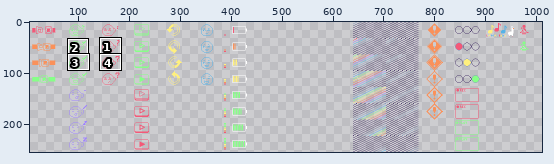
A pixel-art file gets an edit: level/spaceship/materials/dashboard.aseprite. Above, an overview of the earlier version with the close-up marked.
Close-up. First the earlier version:
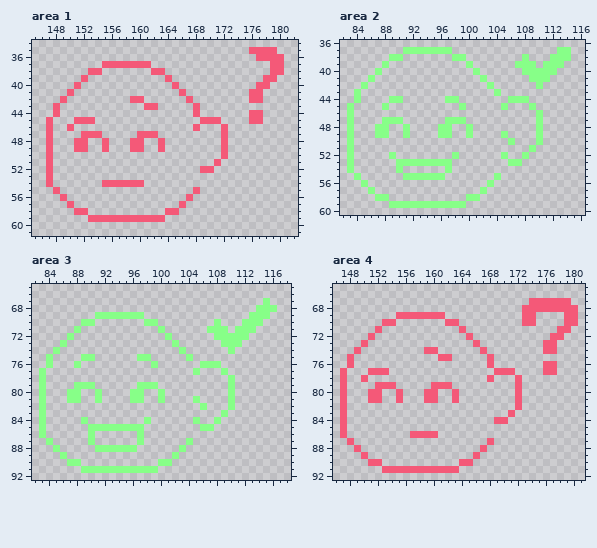
1024x256 pixels, 1 frame. Shown: area 1: x 145..182, y 34..61; area 2: x 82..116, y 36..60; area 3: x 82..118, y 65..92; area 4: x 146..181, y 65..92. The wide view leaves out empty margins. The commit also changed other parts of the picture, which this record leaves out.
After:
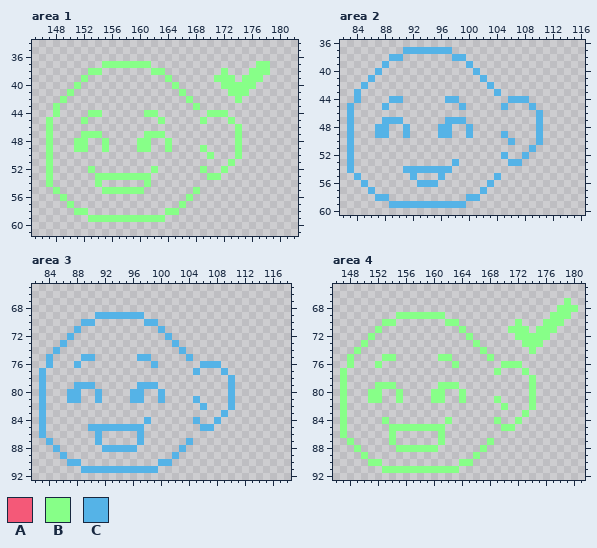
Palette (. is transparent): A #f45978  B #87ff88  C #55b3e7
Change:
Changed rows in their new state; - is an unchanged pixel.
Area 1:
first column x 147:
35 -----------------------------....-
36 ------------------------------....
37 --------BBBBBBB---------------BB..
38 ------BB-------BB--------B---BBB..
39 -----B-----------B------BBB-BBB..-
40 ----B-------------B------BBBBB..--
41 ---B---------------B------BBB..---
42 --B---------..------B------B-..---
43 -B------------..-----B------------
44 -B----BB------BB-----.-BBB---..---
45 B---.B.---------B-----B..-B--..---
46 B--.-----------------.---.-B------
47 B----BBB-----.BBB--------.-B------
48 B---BB--B---.BB-.B-------.-B------
49 B---BB--B---.BB-.B----B--.-B------
50 B----------------------B-.-B------
51 B-----------------------.-B-------
52 B-----B--------B------B.-B--------
53 B------BBBBBBBB--------BB---------
54 B------B......B-------------------
55 -B------BBBBBB-------B------------
56 --B-----------------B-------------
57 ---B---------------B--------------
58 ----BB-----------BB---------------
59 ------BBBBBBBBBBB-----------------
Area 2:
first column x 83:
37 --------CCCCCCC---------------..
38 ------CC-------CC--------.---...
39 -----C-----------C------...-...-
40 ----C-------------C------.....--
41 ---C---------------C------...---
42 --C-----------------C------.----
43 -C-------------------C----------
44 -C----CC------CC-------CCC------
45 C----C----------C-----C---C-----
46 C--------------------------C----
47 C----CCC------CCC----------C----
48 C---CC--C----CC--C---------C----
49 C---CC--C----CC--C----C----C----
50 C----------------------C---C----
51 C-------------------------C-----
52 C-----.--------.------C--C------
53 C------........C-------CC-------
54 C------.CCCCCCC-----------------
55 -C------.C...C-------C----------
56 --C-------CCC-------C-----------
57 ---C---------------C------------
58 ----CC-----------CC-------------
59 ------CCCCCCCCCCC---------------
Area 3:
first column x 83:
67 --------------------------------.-
68 -------------------------------...
69 --------CCCCCCC---------------...-
70 ------CC-------CC--------.---...--
71 -----C-----------C------...-...---
72 ----C-------------C------.....----
73 ---C---------------C------...-----
74 --C-----------------C------.------
75 -C----CC------CC-----C------------
76 -C---C----------C------CCC--------
77 C---------------------C---C-------
78 C--------------------------C------
79 C----CCC------CCC----------C------
80 C---CC--C----CC--C---------C------
81 C---CC--C----CC--C----C----C------
82 C----------------------C---C------
83 C-------------------------C-------
84 C-----.--------C------C--C--------
85 C------CCCCCCCC--------CC---------
86 C------.C-----C-------------------
87 -C-----.C-----C------C------------
88 --C-----.CCCCC------C-------------
89 ---C---------------C--------------
90 ----CC-----------CC---------------
91 ------CCCCCCCCCCC-----------------
Area 4:
first column x 147:
67 ---------------------------.....B-
68 --------------------------.....BBB
69 --------BBBBBBB-----------..--BBB.
70 ------BB-------BB--------B..-BBB..
71 -----B-----------B------BBB-BBB..-
72 ----B-------------B------BBBBB..--
73 ---B---------------B------BBB..---
74 --B---------..------B------B-..---
75 -B----BB------BB-----B------------
76 -B---B----------B----.-BBB---..---
77 B---...---------------B..-B--..---
78 B--.-----------------.---.-B------
79 B----BBB-----.BBB--------.-B------
80 B---BB--B---.BB-.B-------.-B------
81 B---BB--B---.BB-.B----B--.-B------
82 B----------------------B-.-B------
83 B-----------------------.-B-------
84 B-----B--------B------B.-B--------
85 B------BBBBBBBB--------BB---------
86 B------B--....B-------------------
87 -B-----B------B------B------------
88 --B-----BBBBBB------B-------------
89 ---B---------------B--------------
90 ----BB-----------BB---------------
91 ------BBBBBBBBBBB-----------------
Pixel boxes of the changes (left, top, right, bottom) in both close-ups:
changed: (46, 47, 284, 222)
changed: (347, 47, 571, 208)
changed: (39, 298, 277, 473)
changed: (340, 298, 578, 473)
